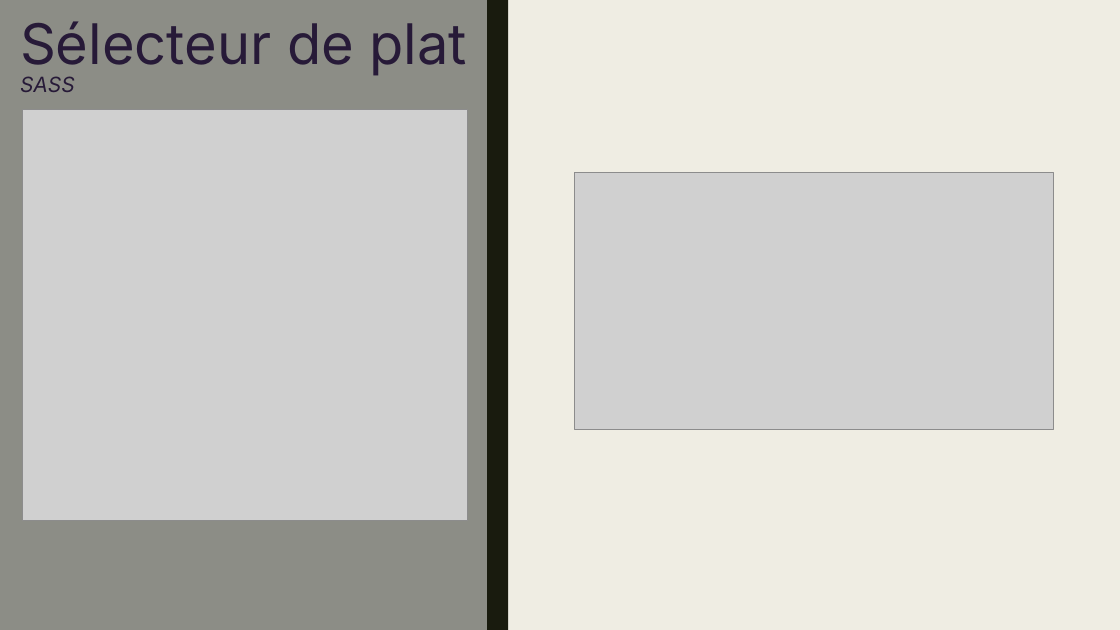
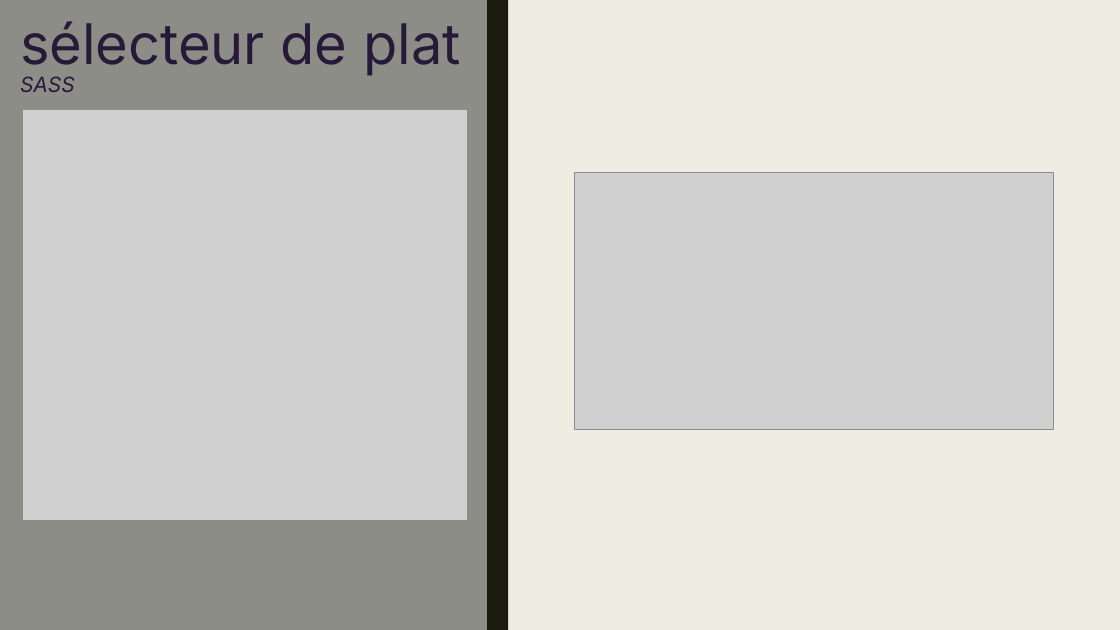
Before and after one commit to HOTP0T/OCR-PROJECT3, a slide deck: slide 5 of Livrable P3/SOUTENANCE.pptx (slide 3 before the commit). Drawn at 1120x630 pixels with LibreOffice and Linux fonts; fonts in the diff are those of the drawing; grey boxes stand for pictures. Boxes give left, top, right and bottom in pixels: in the first picture for what was removed or moved away, otherwise in the second. Text is boxed around its words. In the diff, an @@ line names an element or a change of style, - is before the commit and + after.

```diff
--- a/Livrable P3/SOUTENANCE.pptx
+++ b/Livrable P3/SOUTENANCE.pptx
@@ title at box(20, 21, 461, 92): text changed @@
-Sélecteur de plat SASS
+sélecteur de plat SASS
```
Also in this commit, not shown: 2 other slides changed, 2 slides added, 5 other files.
